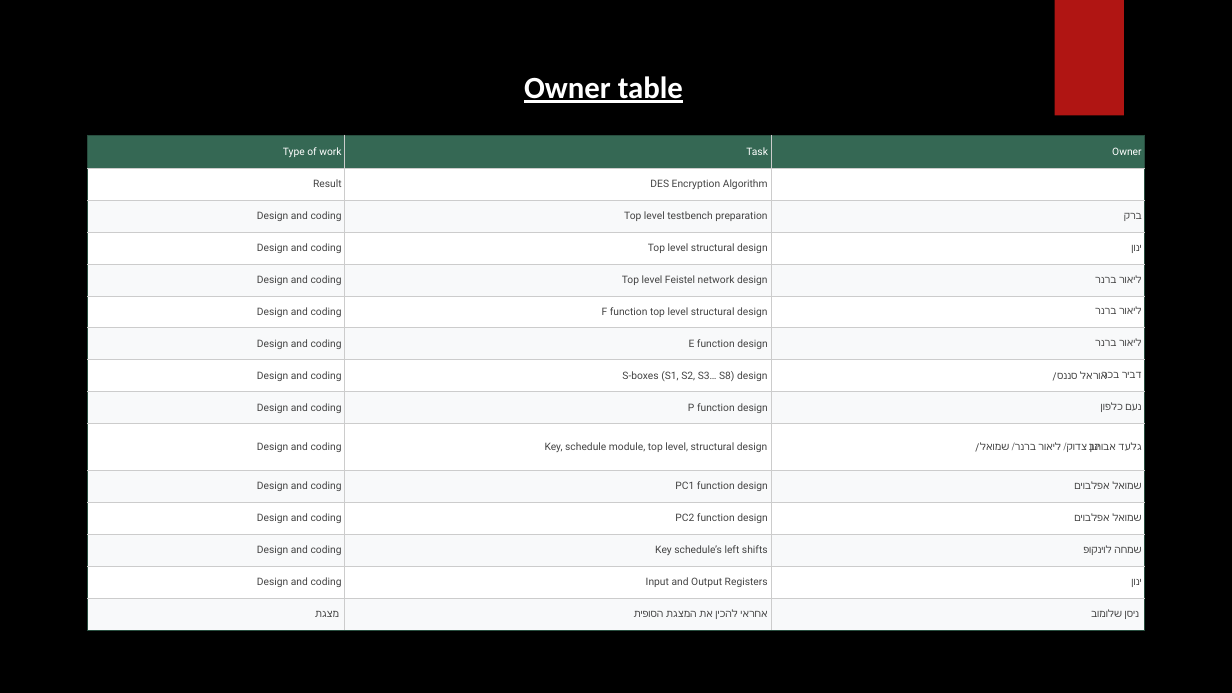
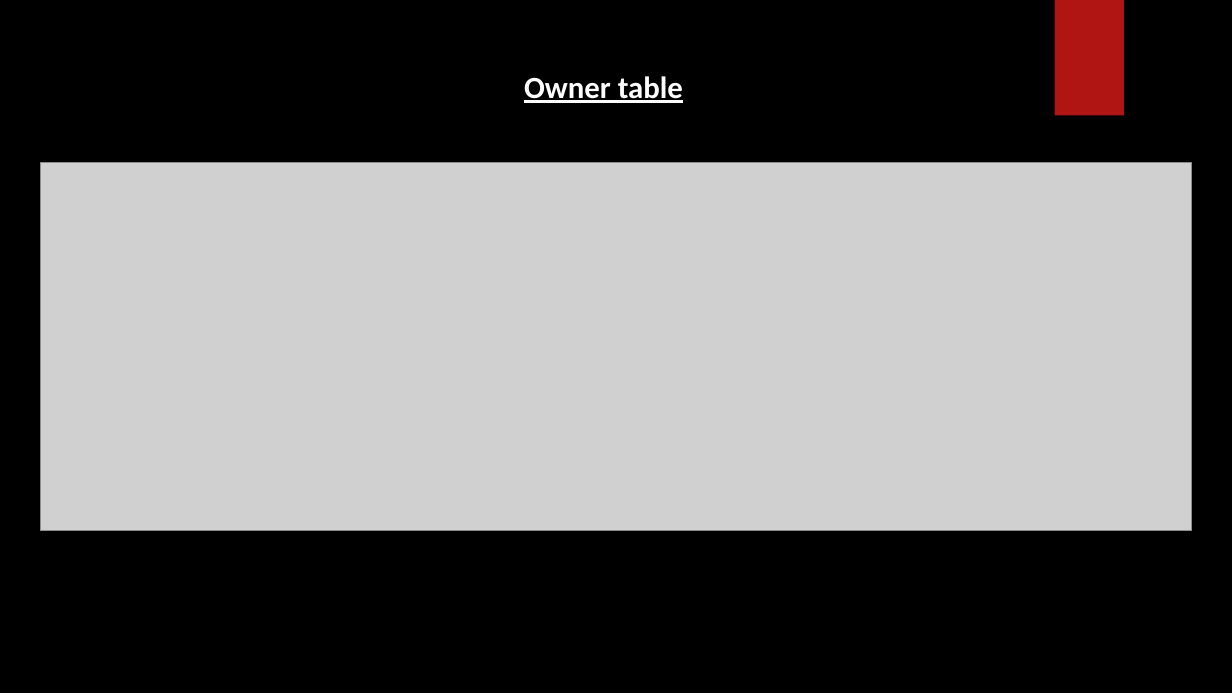
Before and after one commit to LeorBrennerWork/Verilog-Group-Assignment, a slide deck: slide 3 of הגשה/מצגת_סוף_קורס-_ורילוג.pptx. Drawn at 1232x693 pixels with LibreOffice and Linux fonts; fonts in the diff are those of the drawing; grey boxes stand for pictures; background and template pictures are left out. Boxes give left, top, right and bottom in pixels: in the first picture for what was removed or moved away, otherwise in the second. Text is boxed around its words. In the diff, an @@ line names an element or a change of style, - is before the commit and + after.

```diff
--- a/הגשה/מצגת_סוף_קורס-_ורילוג.pptx
+++ b/הגשה/מצגת_סוף_קורס-_ורילוג.pptx
@@ table removed at (88,135,1144,630), 15 rows, 3 columns @@
-Type of work | Task | Owner
-Result | DES Encryption Algorithm | 
-Design and coding | Top level testbench preparation | ברק
-Design and coding | Top level structural design | ינון
-Design and coding | Top level Feistel network design | ליאור ברנר
-Design and coding | F function top level structural design | ליאור ברנר
-Design and coding | E function design | ליאור ברנר
-Design and coding | S-boxes (S1, S2, S3… S8) design | דביר בכר
-Design and coding | P function design | נעם כלפון
-Design and coding | Key, schedule module, top level, structural design | גלעד אבוהב
-Design and coding | PC1 function design | שמואל אפלבוים
-Design and coding | PC2 function design | שמואל אפלבוים
-Design and coding | Key schedule’s left shifts | שמחה לוינקופ
-Design and coding | Input and Output Registers | ינון
-מצגת | אחראי להכין את המצגת הסופית | ניסן שלומוב
@@ picture added at (41,162,1192,531) @@
@@ ellipse removed at (870,169,1154,454) @@
```
Also in this commit, not shown: 3 other slides changed.
